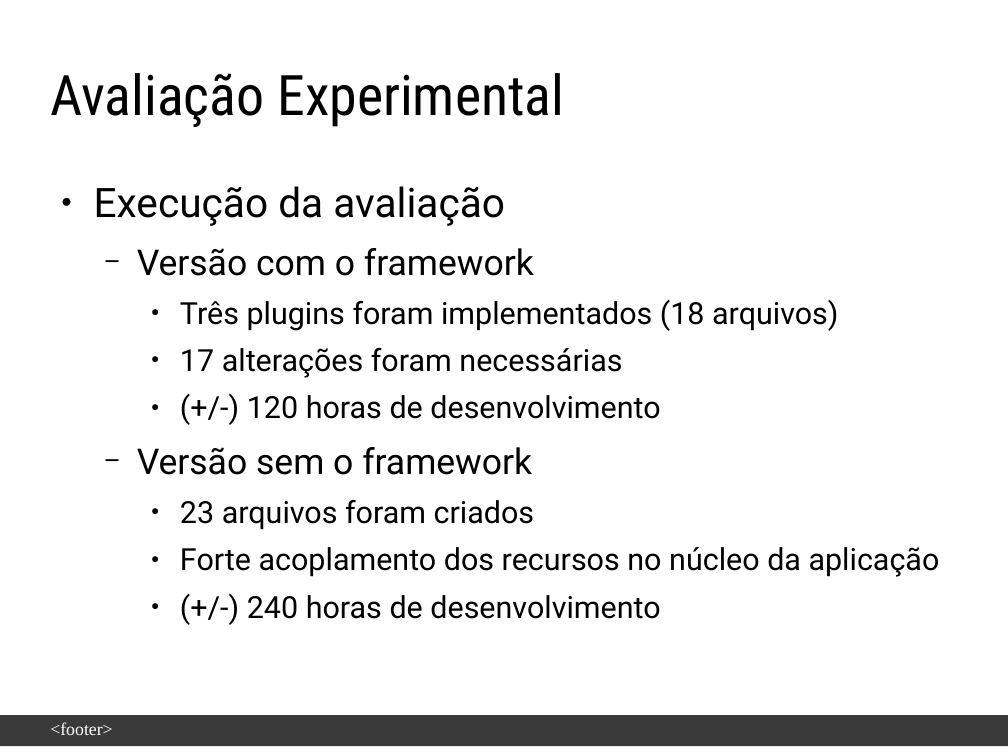
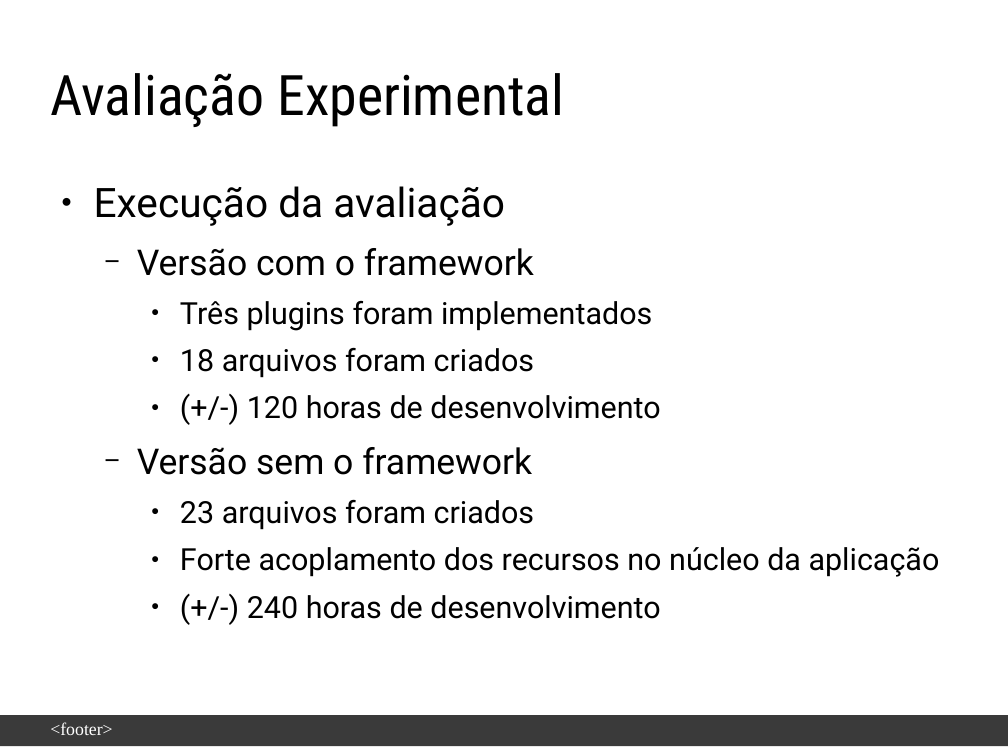
Before and after one commit to enoquesantos/tcc-latex, a slide deck: slide 15 of slide-defesa/Apresentação-EnoqueJoseneas.odp (slide 12 before the commit). Drawn at 1008x756 pixels with LibreOffice and Linux fonts; fonts in the diff are those of the drawing; background and template pictures are left out. Boxes give left, top, right and bottom in pixels: in the first picture for what was removed or moved away, otherwise in the second. Text is boxed around its words. In the diff, an @@ line names an element or a change of style, - is before the commit and + after.

```diff
--- a/slide-defesa/Apresentação-EnoqueJoseneas.odp
+++ b/slide-defesa/Apresentação-EnoqueJoseneas.odp
@@ text at (x1=180, y1=301, x2=652, y2=378): text changed @@
-    ● Três plugins foram implementados (18 arquivos)
-    ● 17 alterações foram necessárias
+    ● Três plugins foram implementados
+    ● 18 arquivos foram criados
```
Also in this commit, not shown: 10 other slides changed, 3 slides added, 4 other files.
